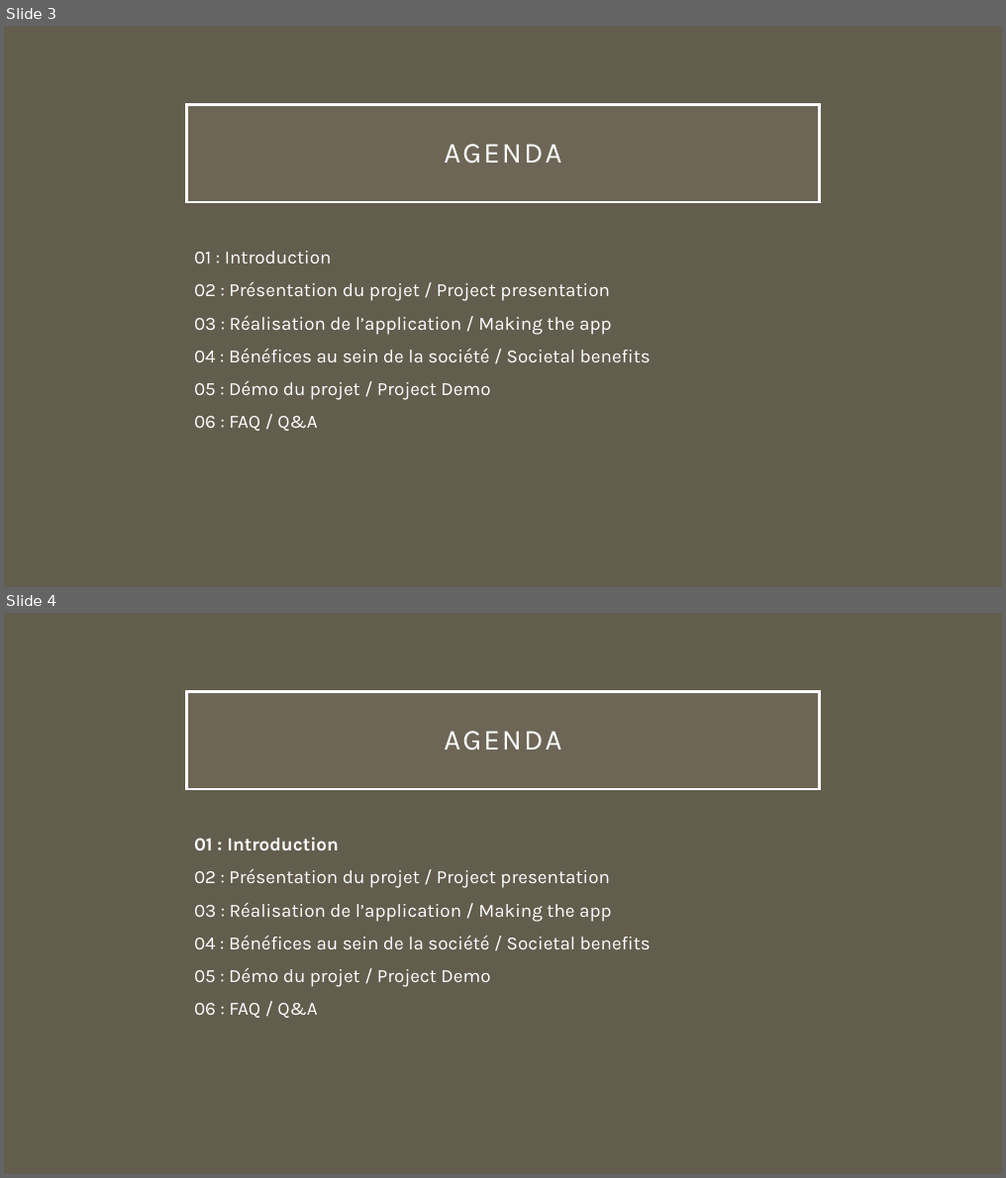
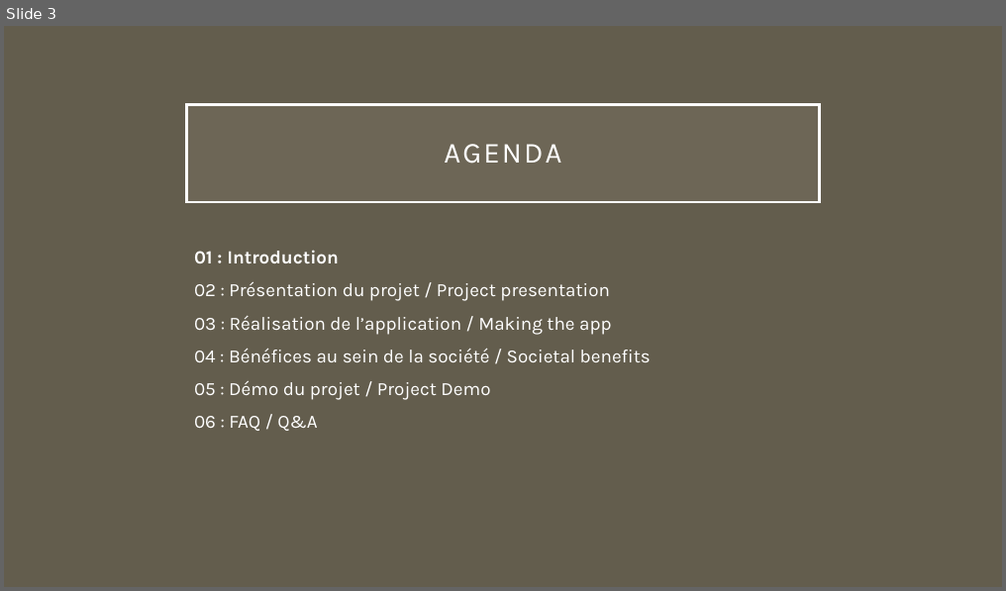
Before and after one commit to JSMarrocco/MMORPG_PolyHacks2023, a slide deck: Presentation/MMO RPG.pptx. Shown one above the other, each under a label of ours: slides 3 and 4 before the commit, slide 3 after it. The pictures are 1006x1178 and 1006x591 pixels, drawn with LibreOffice and Linux fonts; fonts in the diff are those of the drawing. Boxes give left, top, right and bottom in pixels: in the first picture for what was removed or moved away, otherwise in the second. Text is boxed around its words. In the diff, an @@ line names an element or a change of style, - is before the commit and + after.

```diff
--- a/Presentation/MMO RPG.pptx
+++ b/Presentation/MMO RPG.pptx
@@ slide 3 removed at [4, 26, 1002, 587], background #635D4D @@
@@ title removed at [187, 104, 819, 202] @@
-AGENDA
@@ text removed at [194, 251, 650, 431] @@
-01 : Introduction
-02 : Présentation du projet / Project presentation
-03 : Réalisation de l’application / Making the app
-04 : Bénéfices au sein de la société / Societal benefits
-05 : Démo du projet / Project Demo
-06 : FAQ / Q&A
@@ what was slide 4 is now slide 3 @@
```
Also in this commit, not shown: 3 slides changed, 3 slides added, 1 other slide removed.
